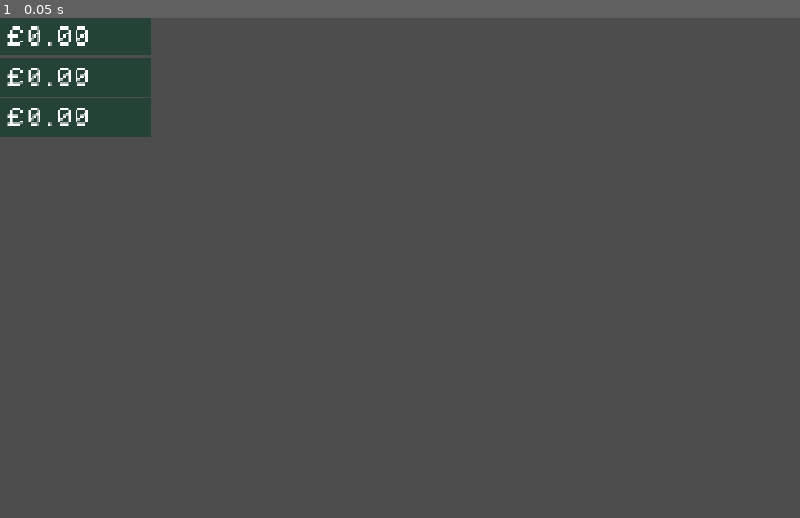
Above: before the commit, frame 1.
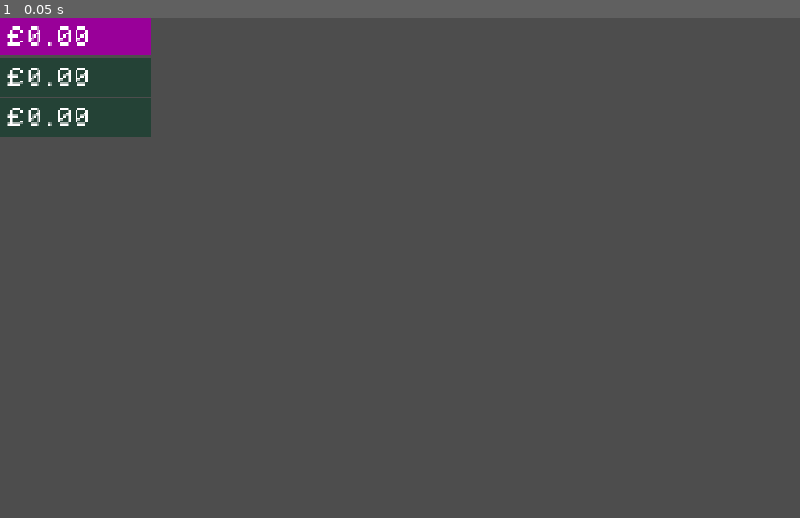
Above: after the commit, the same moment.

Repository: phrasmotica/budget-visualiser
Game: Godot game, scene res://scenes/ui/month_grid/month_grid.tscn
Two runs of this game, one before a commit and one after it. Both use one fixed random seed, a clock stepped at 60 frames per second and the inputs below. This scene is started directly instead of the project's main scene.
Inputs:
- Up to frame 1 (0.05 s): no input

The runs differ from the first frame. In frame 1, 1.3% of the frame differs, in the area x 0-19%, y 0-8%.

Commit message:
Highlight the first CategoryCell in a MonthGrid by default

Diff:
--- a/project.godot
+++ b/project.godot
@@ -14,6 +14,11 @@
 run/main_scene="res://app.tscn"
 config/features=PackedStringArray("4.4", "Forward Plus")
 config/icon="res://icon.svg"
+
+[autoload]
+
+CellEvents="*res://scenes/autoloads/cell_events.gd"
+SignalHelper="*res://scenes/autoloads/signal_helper.gd"
 
 [display]
 
--- /dev/null
+++ b/scenes/autoloads/cell_events.gd
@@ -0,0 +1,16 @@
+extends Node
+
+# TODO: to be replaced by a list of cell groups...
+var _cells: Array[CategoryCell] = []
+
+func _ready() -> void:
+	SignalHelper.once_next_frame(_on_initialised)
+
+func _on_initialised() -> void:
+	# TODO: assume all cell groups have reported in. Highlight the first one,
+	# which should then highlight the first cell in the group
+	if _cells.size() > 0:
+		_cells[0].highlight()
+
+func emit_cell_group_created(cells: Array[CategoryCell]) -> void:
+	_cells.append_array(cells)
--- /dev/null
+++ b/scenes/autoloads/signal_helper.gd
@@ -0,0 +1,28 @@
+@tool
+extends Node
+
+func chain(sig1: Signal, sig2: Signal) -> void:
+	persist(sig1, sig2.emit)
+
+func chain_once(sig1: Signal, sig2: Signal) -> void:
+	once(sig1, sig2.emit)
+
+func persist(sig: Signal, callable: Callable) -> void:
+	if not sig.is_connected(callable):
+		sig.connect(callable)
+
+func once(sig: Signal, callable: Callable) -> void:
+	if not sig.is_connected(callable):
+		sig.connect(callable, CONNECT_ONE_SHOT)
+
+func once_next_frame(callable: Callable) -> void:
+	var sig := get_tree().process_frame
+	once(sig, callable)
+
+func once_after(delay: float, callable: Callable) -> void:
+	var sig := get_tree().create_timer(delay).timeout
+	once(sig, callable)
+
+func on_changed(resource: Resource, callable: Callable) -> void:
+	if resource:
+		persist(resource.changed, callable)
--- /dev/null
+++ b/scenes/ui/month_grid/cell_manager.gd
@@ -0,0 +1,8 @@
+class_name CellManager
+extends Node
+
+@export
+var cells: Array[CategoryCell] = []
+
+func count() -> int:
+	return cells.size()
--- a/scenes/ui/month_grid/month_grid.gd
+++ b/scenes/ui/month_grid/month_grid.gd
@@ -2,6 +2,9 @@
 extends Control
 
 enum State { IDLE, HIGHLIGHTED, EDITING }
+
+@onready
+var cell_manager: CellManager = %CellManager
 
 var _state_factory := MonthGridStateFactory.new()
 var _current_state: MonthGridState = null
@@ -17,7 +20,8 @@
 
 	_current_state.setup(
 		self,
-		state_data)
+		state_data,
+		cell_manager)
 
 	_current_state.state_transition_requested.connect(switch_state)
 	_current_state.name = "MonthGridStateMachine: %s" % str(state)
--- a/scenes/ui/month_grid/month_grid.tscn
+++ b/scenes/ui/month_grid/month_grid.tscn
@@ -1,11 +1,17 @@
-[gd_scene load_steps=3 format=3 uid="uid://bd4umilpafiy8"]
+[gd_scene load_steps=4 format=3 uid="uid://bd4umilpafiy8"]
 
 [ext_resource type="Script" uid="uid://qrkbfg7khqsf" path="res://scenes/ui/month_grid/month_grid.gd" id="1_dlr66"]
 [ext_resource type="PackedScene" uid="uid://bpby7se4jfjdu" path="res://scenes/ui/category_cell/category_cell.tscn" id="1_span3"]
+[ext_resource type="Script" uid="uid://crklagwp0hrog" path="res://scenes/ui/month_grid/cell_manager.gd" id="2_pii7b"]
 
 [node name="MonthGrid" type="VBoxContainer"]
 theme_override_constants/separation = 4
 script = ExtResource("1_dlr66")
+
+[node name="CellManager" type="Node" parent="." node_paths=PackedStringArray("cells")]
+unique_name_in_owner = true
+script = ExtResource("2_pii7b")
+cells = [NodePath("../CategoryCell0"), NodePath("../CategoryCell1"), NodePath("../CategoryCell2")]
 
 [node name="CategoryCell0" parent="." instance=ExtResource("1_span3")]
 layout_mode = 2
--- a/scenes/ui/month_grid/states/month_grid_state.gd
+++ b/scenes/ui/month_grid/states/month_grid_state.gd
@@ -5,13 +5,16 @@
 
 var _month_grid: MonthGrid = null
 var _state_data: MonthGridStateData = null
+var _cell_manager: CellManager = null
 
 func setup(
 	month_grid: MonthGrid,
 	state_data: MonthGridStateData,
+	cell_manager: CellManager,
 ) -> void:
 	_month_grid = month_grid
 	_state_data = state_data
+	_cell_manager = cell_manager
 
 func transition_state(
 	new_state: MonthGrid.State,
--- a/scenes/ui/month_grid/states/month_grid_state_idle.gd
+++ b/scenes/ui/month_grid/states/month_grid_state_idle.gd
@@ -3,3 +3,5 @@
 
 func _enter_tree() -> void:
 	print("%s is now idle" % _month_grid.name)
+
+	CellEvents.emit_cell_group_created(_cell_manager.cells)
Not shown, added: scenes/autoloads/cell_events.gd.uid
Not shown, added: scenes/autoloads/signal_helper.gd.uid
Not shown, added: scenes/ui/month_grid/cell_manager.gd.uid
